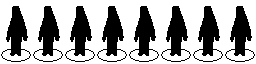
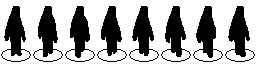
Layer changes from the first 256×64 image to the second:
painted on "Layer 1 copy" (1st of 8, in "WALK_UP" › "w_U_8") over [10, 48, 246, 58]
painted on "Layer 6 copy" (1st of 8, in "WALK_UP" › "w_U_8") over [4, 7, 252, 56]
painted on "Layer 1 copy" (2nd of 8, in "WALK_UP" › "w_U_7") over [42, 48, 213, 58]
painted on "Layer 6 copy" (2nd of 8, in "WALK_UP" › "w_U_7") over [38, 7, 220, 57]
moved "w_U_6" into group "WALK_UP" over [70, 7, 188, 58]
painted on "Layer 1 copy" (3rd of 8, in "WALK_UP" › "w_U_6") over [74, 48, 182, 58]
painted on "Layer 6 copy" (3rd of 8, in "WALK_UP" › "w_U_6") over [70, 7, 188, 58]
painted on "Layer 1 copy" (4th of 8, in "WALK_UP" › "w_U_5") over [106, 52, 149, 56]
painted on "Layer 6 copy" (4th of 8, in "WALK_UP" › "w_U_5") over [101, 7, 156, 56]
painted on "Layer 1 copy" (5th of 8, in "WALK_UP" › "w_U_4") over [106, 52, 149, 56]
painted on "Layer 6 copy" (5th of 8, in "WALK_UP" › "w_U_4") over [102, 7, 154, 56]
painted on "Layer 1 copy" (6th of 8, in "WALK_UP" › "w_U_3") over [74, 48, 182, 58]
painted on "Layer 6 copy" (6th of 8, in "WALK_UP" › "w_U_3") over [70, 7, 186, 57]
painted on "Layer 1 copy" (7th of 8, in "WALK_UP" › "w_U_2") over [42, 48, 213, 58]
painted on "Layer 6 copy" (7th of 8, in "WALK_UP" › "w_U_2") over [38, 7, 216, 58]
painted on "Layer 1 copy" (8th of 8, in "WALK_UP" › "w_U_1") over [10, 48, 246, 58]
painted on "Layer 6 copy" (8th of 8, in "WALK_UP" › "w_U_1") over [6, 7, 250, 57]
